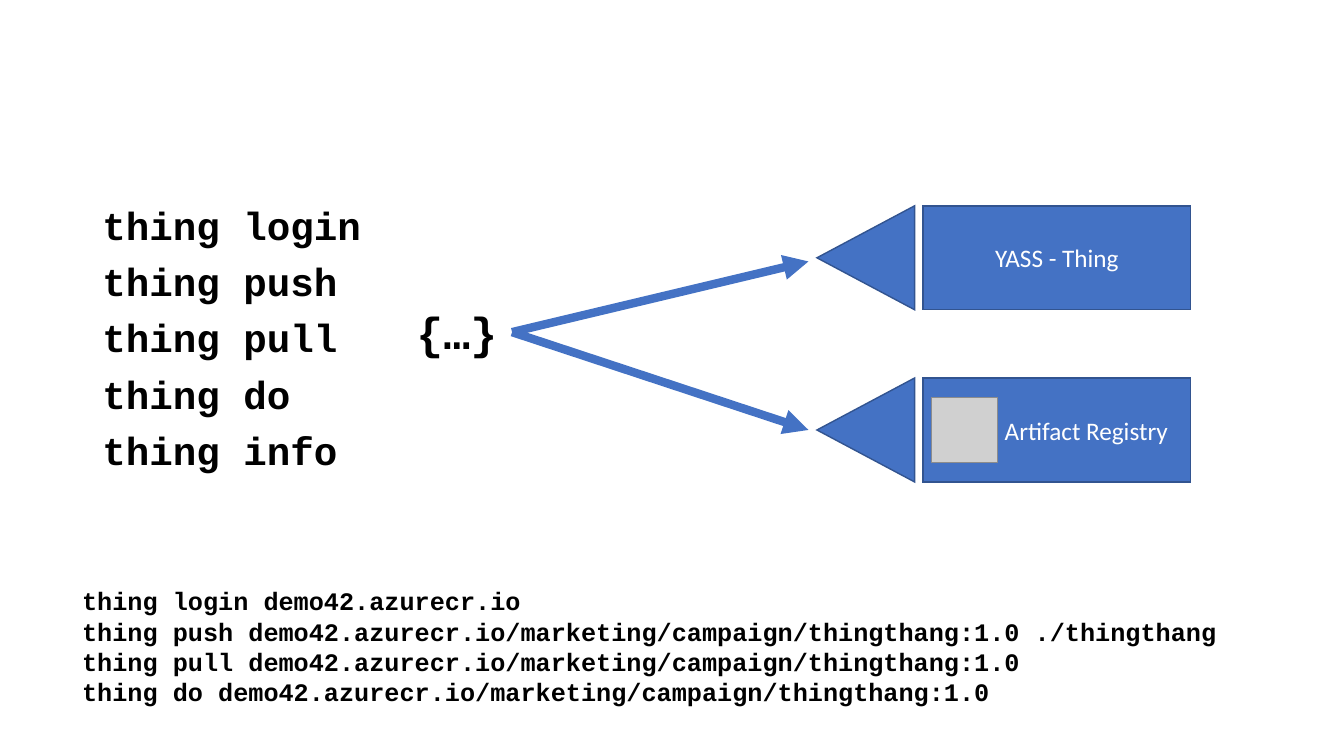
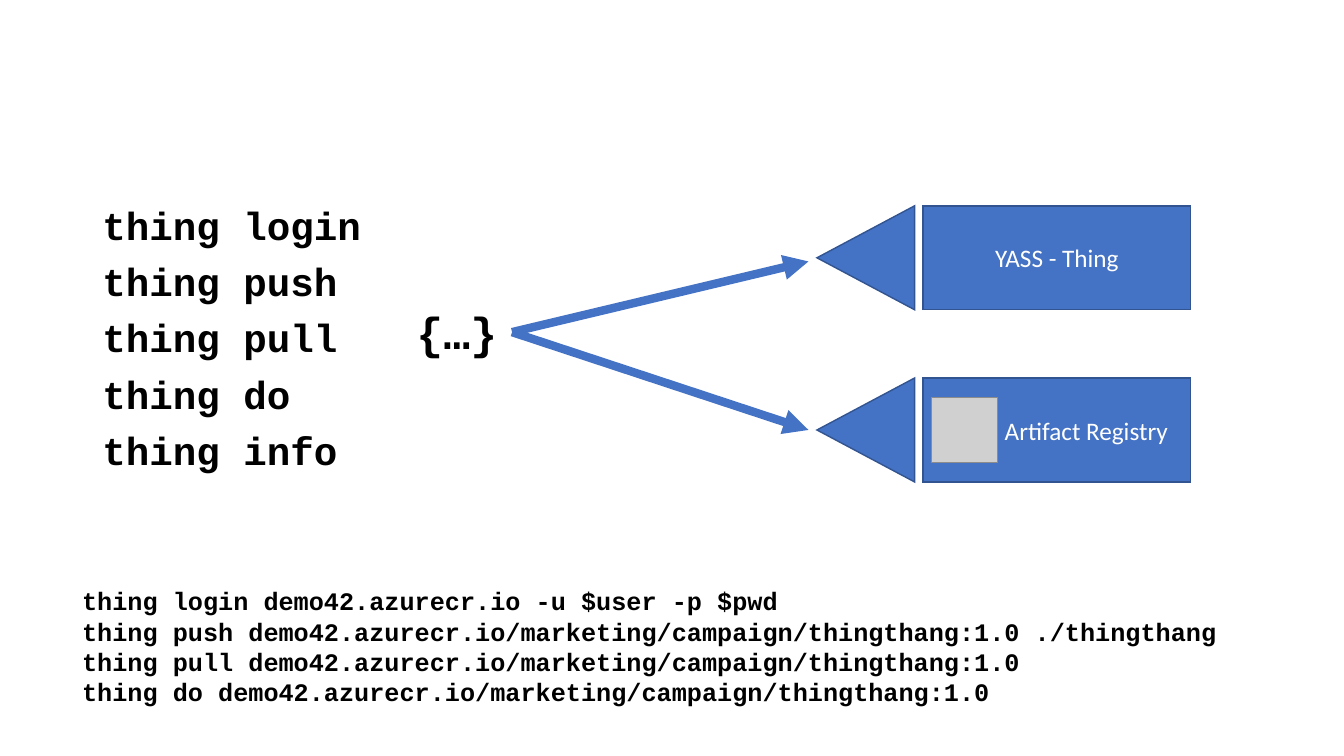
Before and after one commit to SteveLasker/Presentations, a slide deck: slide 10 of ACR/OCIArtifactRegistries.pptm. Drawn at 1344x756 pixels with LibreOffice and Linux fonts; fonts in the diff are those of the drawing; grey boxes stand for pictures. Boxes give left, top, right and bottom in pixels: in the first picture for what was removed or moved away, otherwise in the second. Text is boxed around its words. In the diff, an @@ line names an element or a change of style, - is before the commit and + after.

```diff
--- a/ACR/OCIArtifactRegistries.pptm
+++ b/ACR/OCIArtifactRegistries.pptm
@@ text at <box>82,592,777,616</box>: text changed @@
-thing login demo42.azurecr.io
+thing login demo42.azurecr.io -u $user -p $pwd
```
Also in this commit, not shown: 2 other slides changed, 2 slides added, 2 other files.
